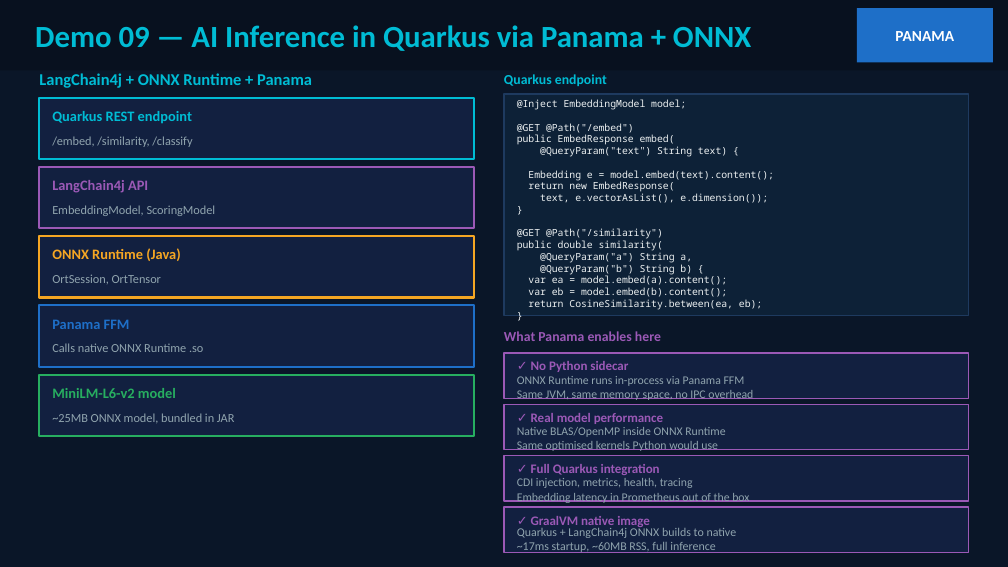
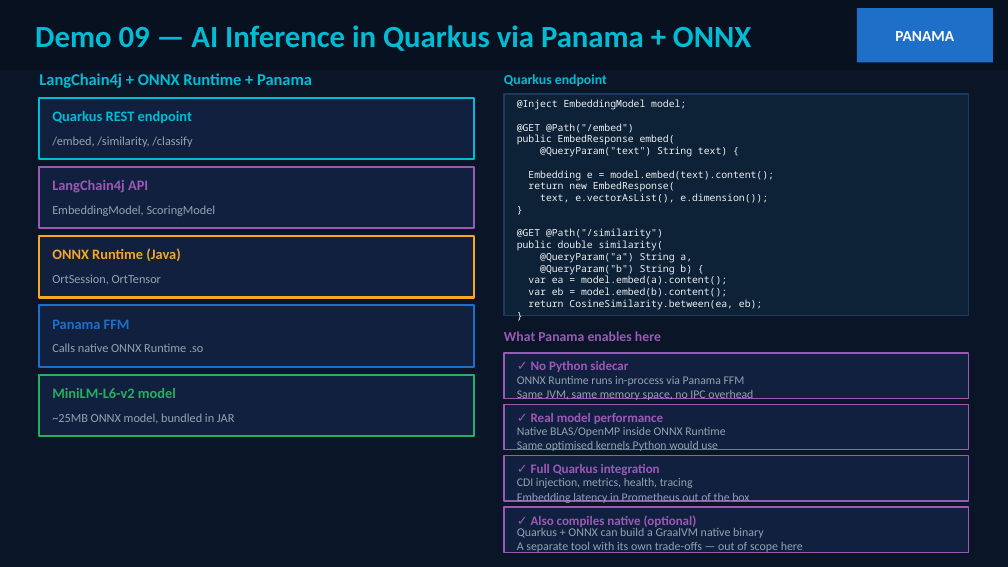
Before and after one commit to patterncatalyst/quarkus-optimization, a slide deck: slide 52 of presentation/optimizing-quarkus-on-kubernetes.pptx. Drawn at 1008x567 pixels with LibreOffice and Linux fonts; fonts in the diff are those of the drawing. Boxes give left, top, right and bottom in pixels: in the first picture for what was removed or moved away, otherwise in the second. Text is boxed around its words. In the diff, an @@ line names an element or a change of style, - is before the commit and + after.

```diff
--- a/presentation/optimizing-quarkus-on-kubernetes.pptx
+++ b/presentation/optimizing-quarkus-on-kubernetes.pptx
@@ text at bbox=[517, 526, 803, 553]: text changed @@
-Quarkus + LangChain4j ONNX builds to native
-~17ms startup, ~60MB RSS, full inference
+Quarkus + ONNX can build a GraalVM native binary
+A separate tool with its own trade-offs — out of scope here
@@ text at bbox=[531, 515, 697, 529]: text changed @@
-✓ GraalVM native image
+✓ Also compiles native (optional)
```
Also in this commit, not shown: 4 other slides changed, 1 other file.
